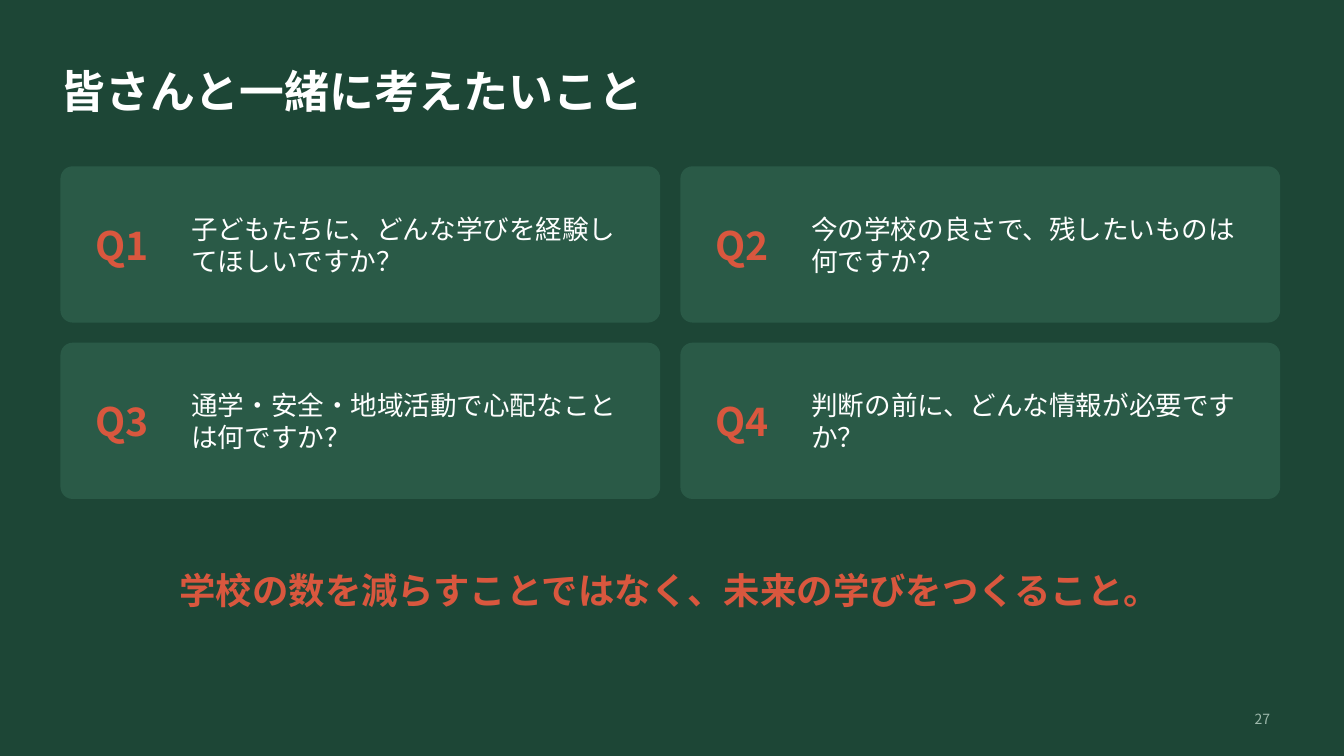
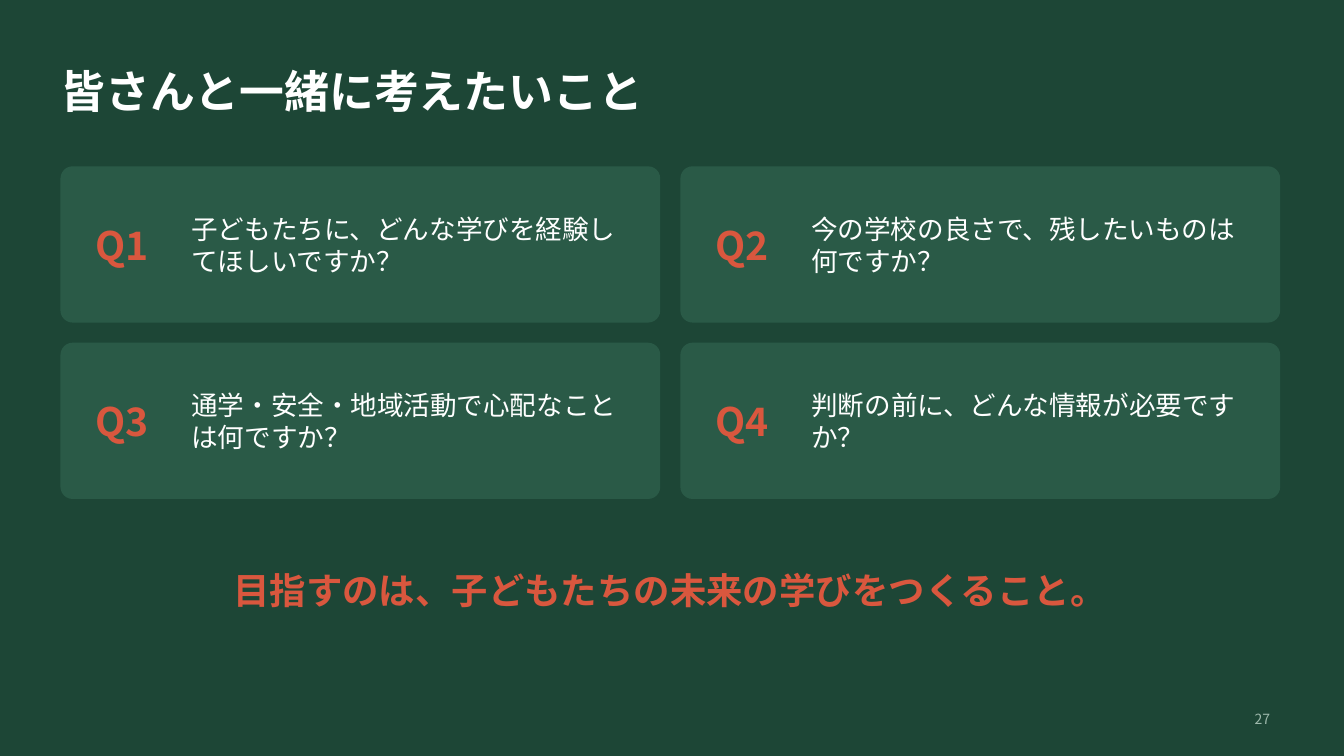
Before and after one commit to Masaki12008/GS, a slide deck: slide 27 of output/若穂地区_住民説明会資料_投影用.pptx. Drawn at 1344x756 pixels with LibreOffice and Linux fonts; fonts in the diff are those of the drawing. Boxes give left, top, right and bottom in pixels: in the first picture for what was removed or moved away, otherwise in the second. Text is boxed around its words. In the diff, an @@ line names an element or a change of style, - is before the commit and + after.

```diff
--- a/output/若穂地区_住民説明会資料_投影用.pptx
+++ b/output/若穂地区_住民説明会資料_投影用.pptx
@@ text at <box>233,573,1106,608</box>: text changed @@
-学校の数を減らすことではなく、未来の学びをつくること。
+目指すのは、子どもたちの未来の学びをつくること。
```
Also in this commit, not shown: 6 other slides changed, 3 other files.
